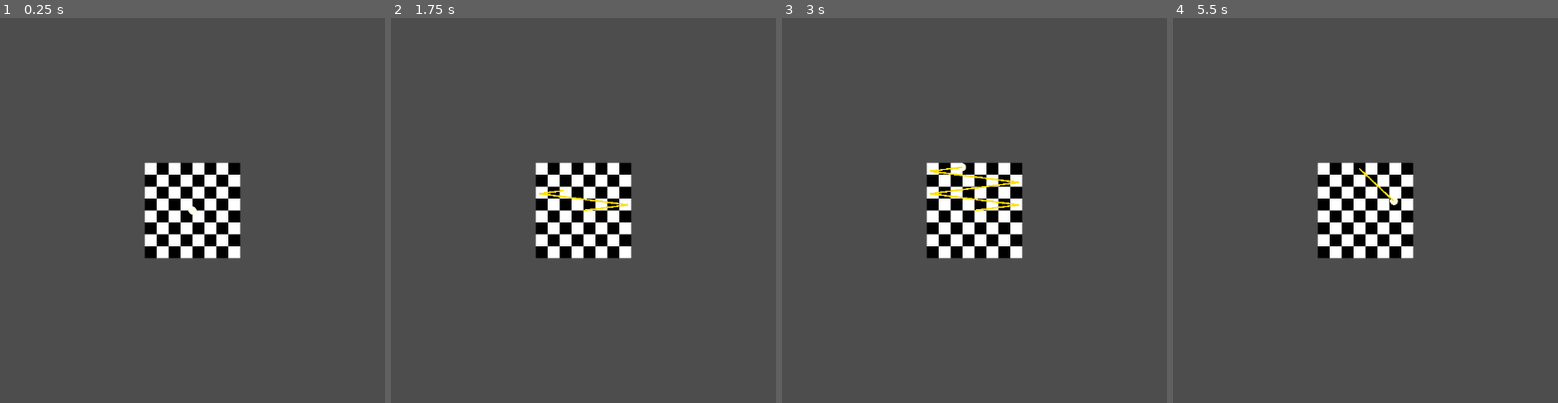
Above: before the commit, frames 1-4 (left to right).
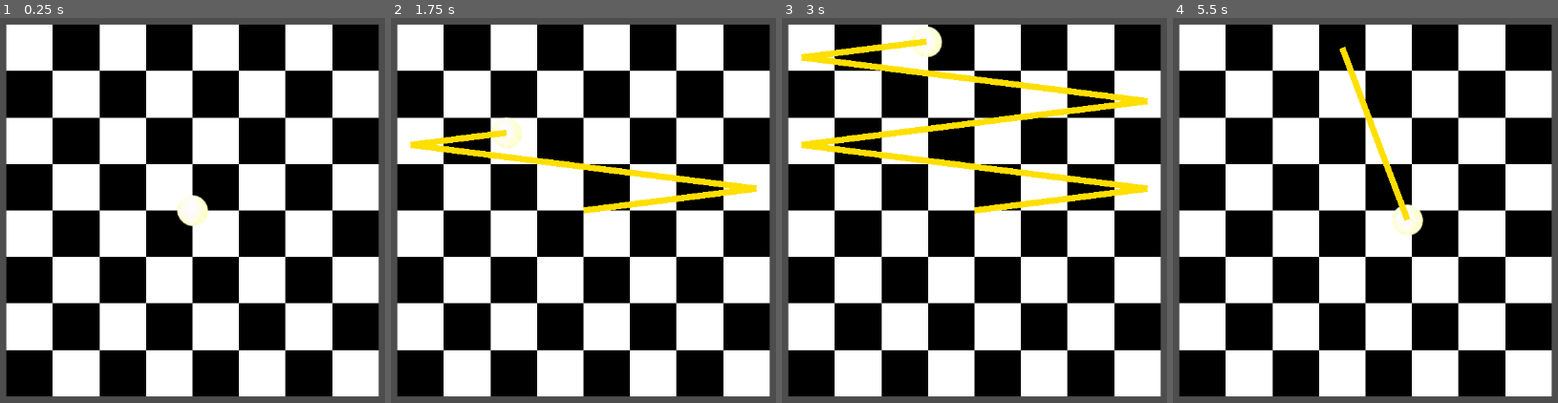
Above: after the commit, the same moments.

Repository: sonnypyo/GodotProject
Game: Godot game, scene res://Scenes/PlayerReflectionTest.tscn
The game is run twice, just before and just after one commit, with the same random seed, the same clock (stepped at 60 frames per second) and the same inputs. The project has no main scene, so this scene is started directly.
Inputs (mouse positions are in pixels of both pictures, inside the frame that each line leads up to):
- Up to frame 1 (0.25 s): no input
- Up to frame 2 (1.75 s): tap Enter (ui_accept) at 0.5, 0.77, 1.52 s; move the mouse to (752, 187) at 0.52 s; hold R 0.53-1.28 s; hold Right (ui_right) from 0.53 s (still down); click (752, 187) at 0.67 s; move the mouse to (429, 233) at 1.27 s; tap R at 1.35 s
- Up to frame 3 (3 s): move the mouse to (1051, 114) at 2.02 s; release Right (ui_right) at 2.03 s; hold Left (ui_left) 2.03-2.78 s; hold R 2.03-2.78 s; move the mouse to (936, 295) at 2.77 s; hold Right (ui_right) from 2.78 s (still down); tap R at 2.85 s; click (936, 295) at 2.92 s
- Up to frame 4 (5.5 s): tap Enter (ui_accept) at 3.02, 3.5, 3.77, 4.25, 4.52, 5 s; move the mouse to (outside the picture) at 3.52 s; hold R 3.53-4.28 s; move the mouse to (outside the picture) at 4.27 s; release Right (ui_right) at 4.28 s; hold Left (ui_left) 4.28-5.03 s; tap R at 4.35 s; move the mouse to (1404, 210) at 5.02 s; hold Right (ui_right) from 5.03 s (still down); hold R from 5.03 s (still down); click (1404, 210) at 5.17 s

The runs differ from the first frame. In frame 1, 91% of the frame differs, in the area x 1-99%, y 1-99%; in frame 2, 91%; in frame 3, 91%; in frame 4, 91%.

Commit message:
12/10 카메라 줌 수정

Diff:
--- a/godotfinalproject/Scenes/PlayerReflectionTest.tscn
+++ b/godotfinalproject/Scenes/PlayerReflectionTest.tscn
@@ -34,7 +34,7 @@
 shape = SubResource("RectangleShape2D_ly0q7")
 
 [node name="Camera2D" type="Camera2D" parent="."]
-zoom = Vector2(0.3, 0.3)
+zoom = Vector2(1.17, 1.17)
 limit_left = -9999998
 
 [node name="Player" parent="." instance=ExtResource("1_8rdge")]
--- a/godotfinalproject/Scenes/enemy_ani.tscn
+++ b/godotfinalproject/Scenes/enemy_ani.tscn
@@ -958,11 +958,11 @@
 
 [node name="DeadAniSprite" type="AnimatedSprite2D" parent="CloseEnemy"]
 sprite_frames = SubResource("SpriteFrames_amypd")
-frame_progress = 0.576041
+frame_progress = 0.157507
 
 [node name="Idel" type="AnimatedSprite2D" parent="CloseEnemy"]
 sprite_frames = SubResource("SpriteFrames_inxc4")
-frame_progress = 0.212671
+frame_progress = 0.794136
 
 [node name="RangedEnemy" type="Node2D" parent="."]
 position = Vector2(-1, 200)
@@ -996,7 +996,7 @@
 
 [node name="Idle" type="AnimatedSprite2D" parent="Necromancer"]
 sprite_frames = SubResource("SpriteFrames_ic0k3")
-frame_progress = 0.0210046
+frame_progress = 0.602471
 
 [node name="Swawn Wall" type="Node2D" parent="."]
 
@@ -1004,16 +1004,18 @@
 position = Vector2(413, -14)
 scale = Vector2(0.42, 0.42)
 sprite_frames = SubResource("SpriteFrames_byee7")
-frame_progress = 0.814239
+frame_progress = 0.395706
 
 [node name="Boss" type="Node2D" parent="."]
 position = Vector2(-200, 0)
 
 [node name="Idel" type="AnimatedSprite2D" parent="Boss"]
 sprite_frames = SubResource("SpriteFrames_0r45k")
-frame_progress = 0.120126
+frame_progress = 0.701592
 
 [node name="Shadow" type="AnimatedSprite2D" parent="Boss"]
 position = Vector2(2, 121)
 sprite_frames = SubResource("SpriteFrames_voh2n")
-frame_progress = 0.629396
+frame_progress = 0.210863
+
+[node name="Camera2D" type="Camera2D" parent="."]
